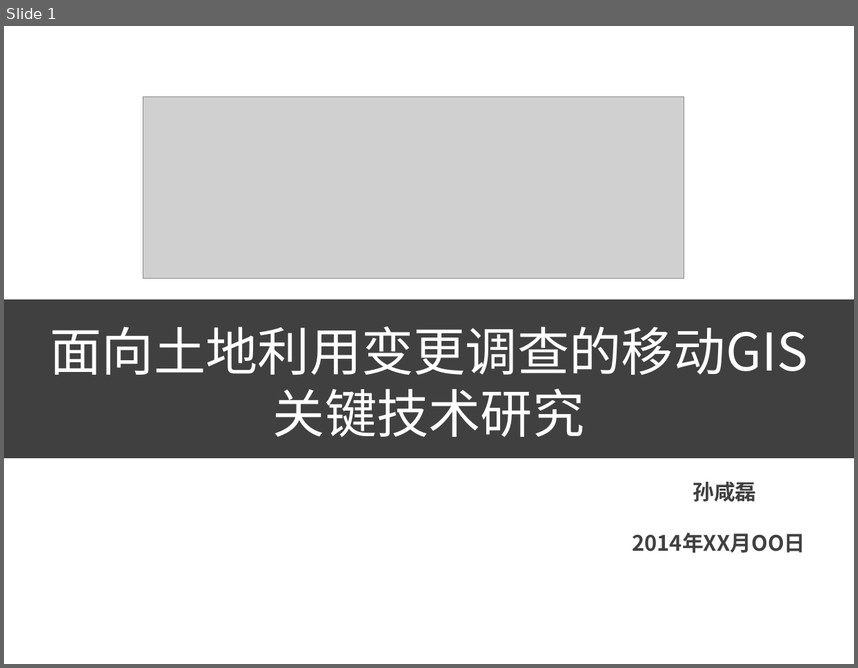
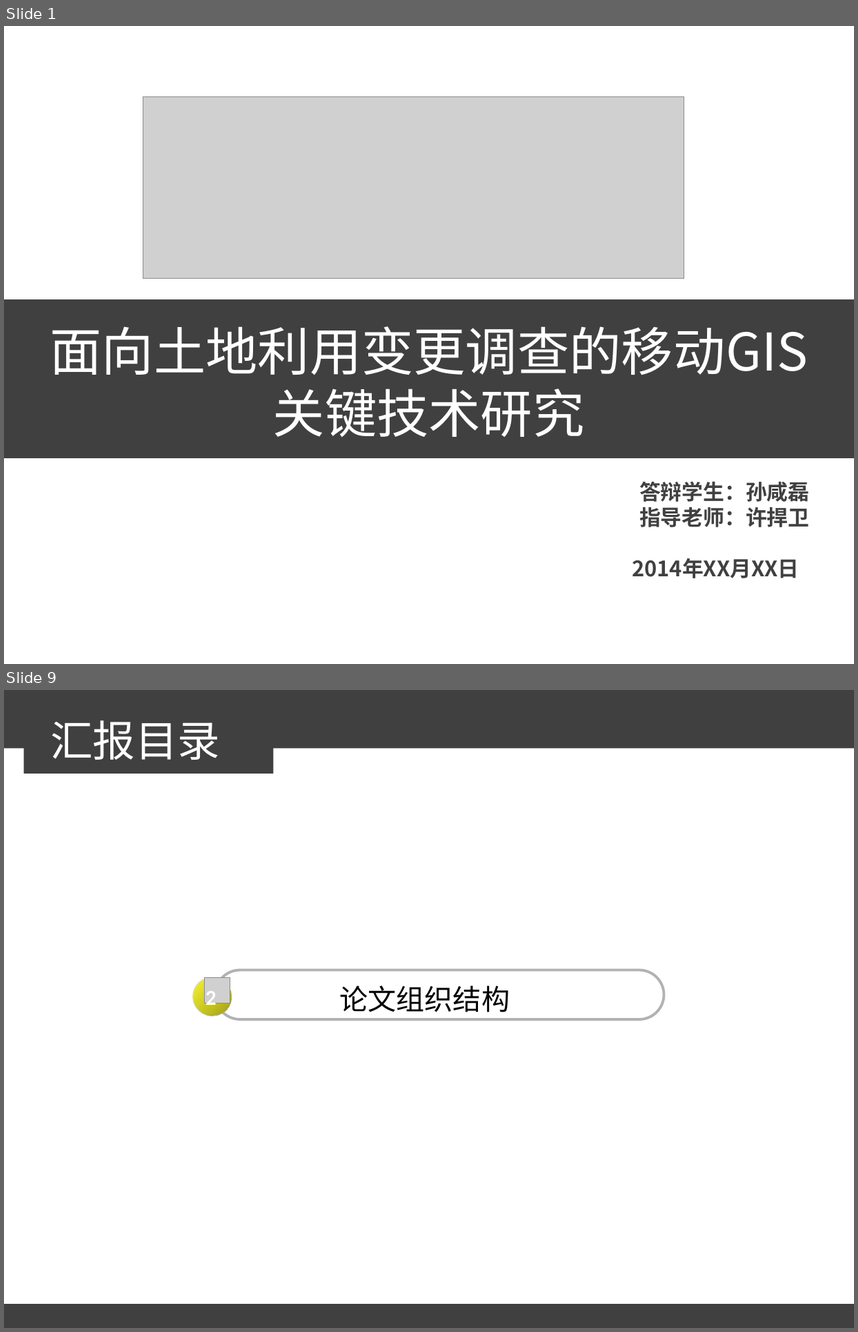
Before and after one commit to sunxianlei/MyThesis, a slide deck: 汇报答辩/论文答辩.ppt. Shown one above the other, each under a label of ours: slide 1 before the commit, slides 1 and 9 after it; the slides between them are not shown. The pictures are 858x668 and 858x1332 pixels, drawn with LibreOffice and Linux fonts; fonts in the diff are those of the drawing; grey boxes stand for pictures; background and template pictures are left out. Boxes give left, top, right and bottom in pixels: in the first picture for what was removed or moved away, otherwise in the second. Text is boxed around its words. In the diff, an @@ line names an element or a change of style, - is before the commit and + after.

```diff
--- a/汇报答辩/论文答辩.ppt
+++ b/汇报答辩/论文答辩.ppt
@@ slide 9 added at <box>4,690,854,1328</box>, background #FFFFFF @@
@@ rectangle added at <box>4,690,854,749</box>, fill #404040 @@
@@ rectangle added at <box>23,716,274,774</box>, fill #404040 @@
@@ text added at <box>50,720,220,760</box>, 36 pt, text #FFFFFF @@
+汇报目录
@@ group added at <box>193,969,664,1019</box>: 2 texts, 2 pictures, 1 rounded rectangle, 1 ellipse @@
+论文组织结构
+2
@@ rectangle added at <box>4,1304,854,1328</box>, fill #404040 @@
@@ slide 1 changed as well @@
@@ text at <box>632,481,809,578</box>: text changed @@
-孙咸磊
-2014年XX月OO日
+答辩学生：孙咸磊
+指导老师：许捍卫
+2014年XX月XX日
```
Also in this commit, not shown: 2 other slides changed, 25 other slides added, 1 slide removed.
